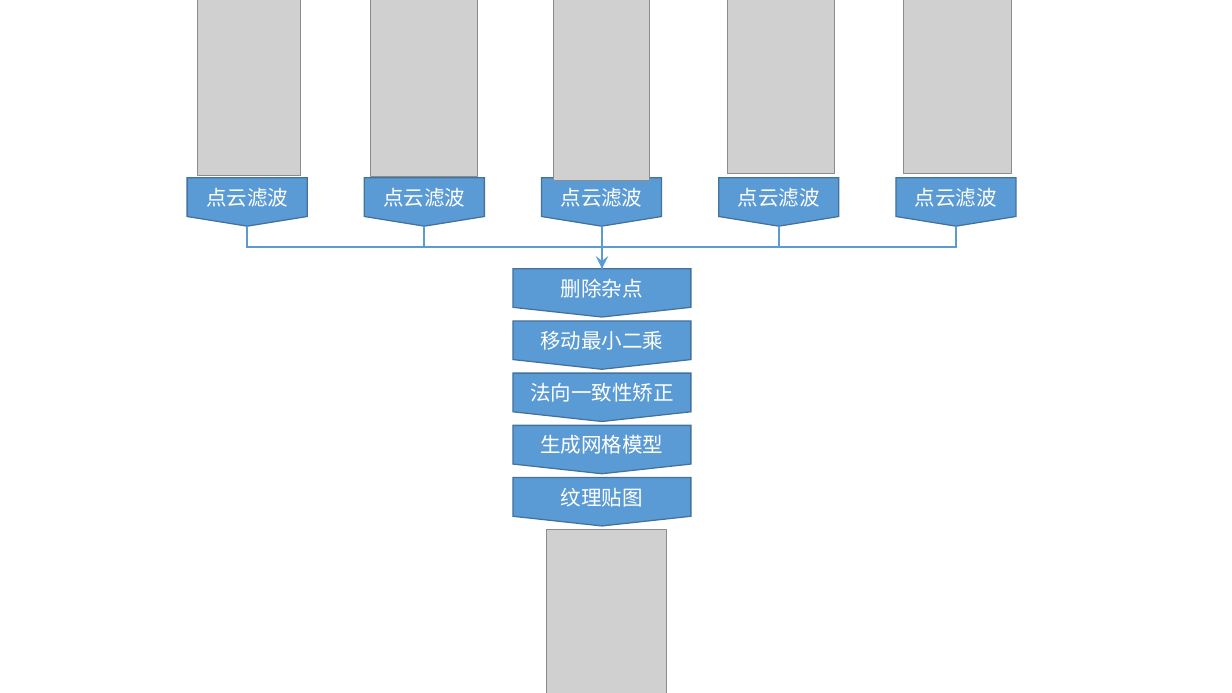
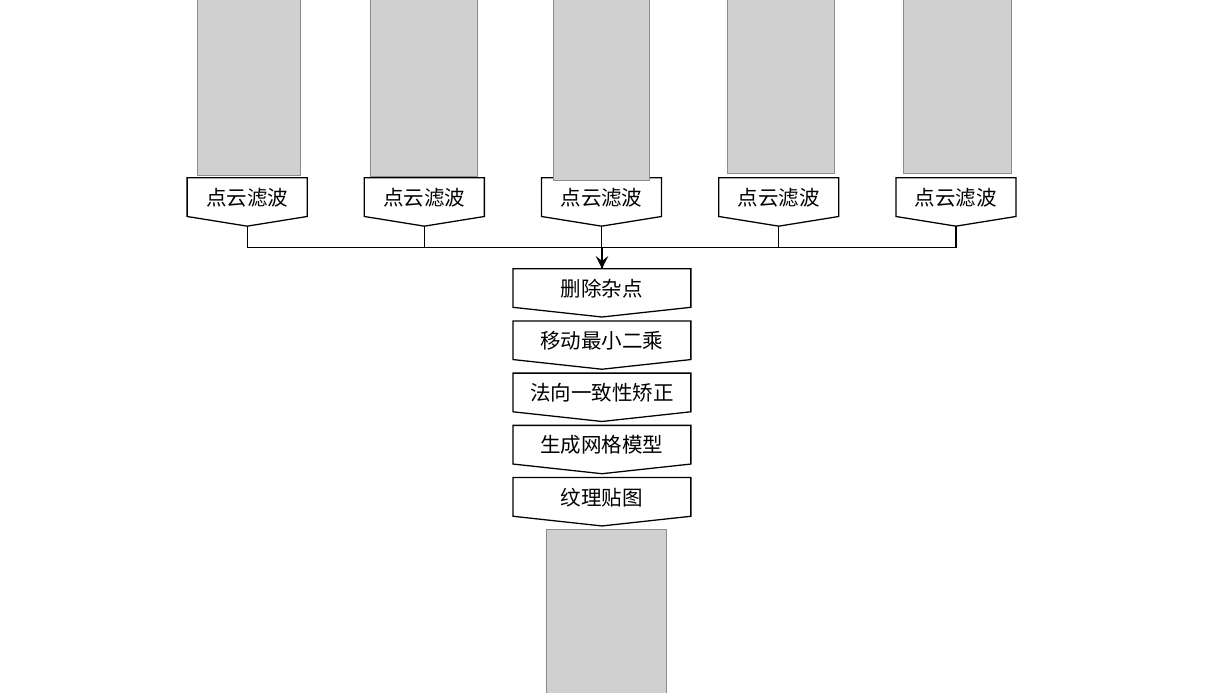
Before and after one commit to seed93/master-thesis, a slide deck: slide 4 of template/figures/chpt4/演示文稿1.pptx. Drawn at 1232x693 pixels with LibreOffice and Linux fonts; fonts in the diff are those of the drawing; grey boxes stand for pictures. Boxes give left, top, right and bottom in pixels: in the first picture for what was removed or moved away, otherwise in the second. Text is boxed around its words. In the diff, an @@ line names an element or a change of style, - is before the commit and + after.

```diff
--- a/template/figures/chpt4/演示文稿1.pptx
+++ b/template/figures/chpt4/演示文稿1.pptx
@@ elbow line (248, 226) - (602, 269): stroke #5B9BD5 1.5 pt to #000000 1 pt @@
@@ elbow line (424, 226) - (602, 269): stroke #5B9BD5 1.5 pt to #000000 1 pt @@
@@ elbow arrow (602, 226) - (602, 269): stroke #5B9BD5 1.5 pt to #000000 1 pt @@
@@ elbow line (779, 226) - (602, 269): stroke #5B9BD5 1.5 pt to #000000 1 pt @@
@@ elbow line (957, 226) - (602, 269): stroke #5B9BD5 1.5 pt to #000000 1 pt @@
@@ text colour #FFFFFF to #000000; fill #5B9BD5 to #FFFFFF; outline #43739E 1 pt to #000000 1 pt in 10 elements at (x1=188, y1=177, x2=308, y2=226), (x1=364, y1=177, x2=484, y2=226), (x1=542, y1=177, x2=662, y2=226), (x1=719, y1=177, x2=839, y2=226), (x1=897, y1=177, x2=1017, y2=226), (x1=513, y1=269, x2=691, y2=317), (x1=513, y1=321, x2=691, y2=369), (x1=513, y1=373, x2=691, y2=421), (x1=513, y1=425, x2=691, y2=473), (x1=513, y1=478, x2=691, y2=526) @@
```
Also in this commit, not shown: 1 other file.
